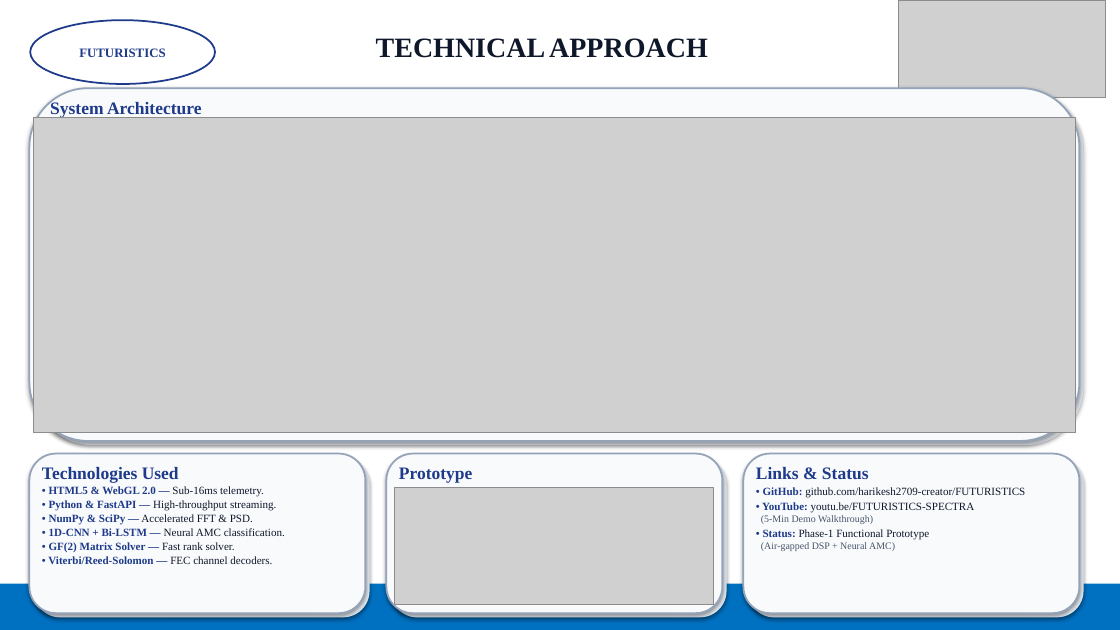
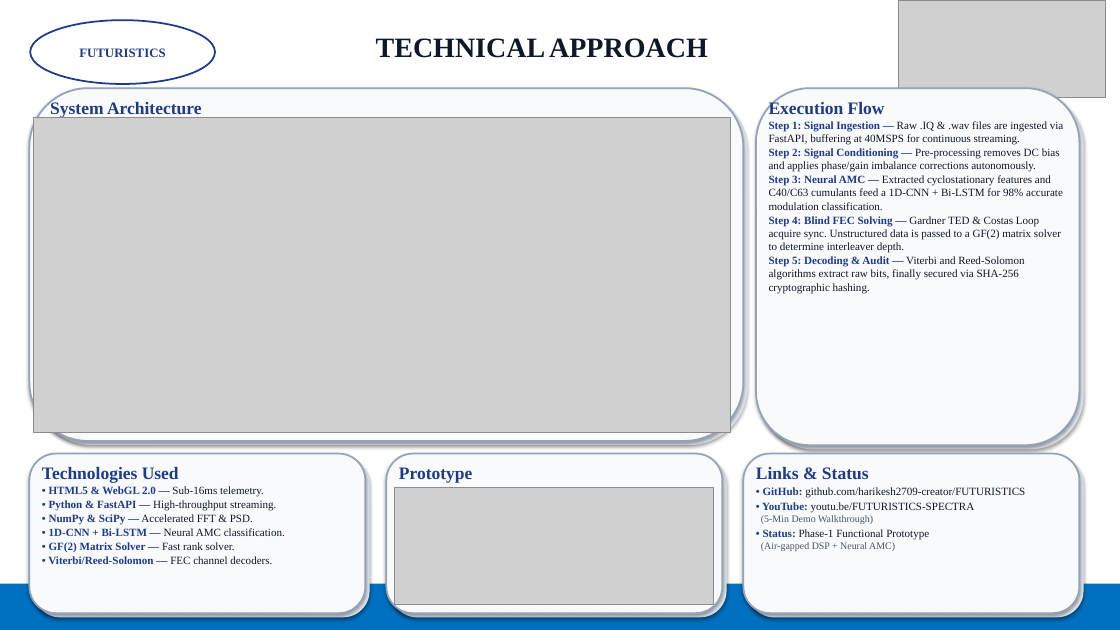
Before and after one commit to harikesh2709-creator/FUTURISTICS, a slide deck: slide 3 of frontend/SPECTRA_SIH_2026_Strict_Template_Presentation.pptx. Drawn at 1120x630 pixels with LibreOffice and Linux fonts; fonts in the diff are those of the drawing; grey boxes stand for pictures. Boxes give left, top, right and bottom in pixels: in the first picture for what was removed or moved away, otherwise in the second. Text is boxed around its words. In the diff, an @@ line names an element or a change of style, - is before the commit and + after.

```diff
--- a/frontend/SPECTRA_SIH_2026_Strict_Template_Presentation.pptx
+++ b/frontend/SPECTRA_SIH_2026_Strict_Template_Presentation.pptx
@@ rounded rectangle: place and size @@
-rounded rectangle at [29,88,1080,441]
+rounded rectangle at [29,88,744,441]
@@ rounded rectangle added at [756,88,1080,445], fill #F8FAFC, outline #94A3B8 1.5 pt @@
@@ rounded rectangle: place and size @@
-rounded rectangle at [34,92,1084,445]
+rounded rectangle at [34,92,748,445]
@@ picture: place and size @@
-picture at [34,118,1075,433]
+picture at [34,118,731,433]
@@ rounded rectangle added at [760,92,1084,450], fill #E2E8F0 @@
@@ text added at [769,100,1063,293], 9.5 pt, text #0F172A @@
+Execution Flow
+Step 1: Signal Ingestion — Raw .IQ & .wav files are ingested via FastAPI, buffering at 40MSPS for continuous streaming.
+Step 2: Signal Conditioning — Pre-processing removes DC bias and applies phase/gain imbalance corrections autonomously.
+Step 3: Neural AMC — Extracted cyclostationary features and C40/C63 cumulants feed a 1D-CNN + Bi-LSTM for 98% accurate modulation classification.
+Step 4: Blind FEC Solving — Gardner TED & Costas Loop acquire sync. Unstructured data is passed to a GF(2) matrix solver to determine interleaver depth.
+Step 5: Decoding & Audit — Viterbi and Reed-Solomon algorithms extract raw bits, finally secured via SHA-256 cryptographic hashing.
```
Also in this commit, not shown: 1 slide added, 1 slide removed, 56 other files.
